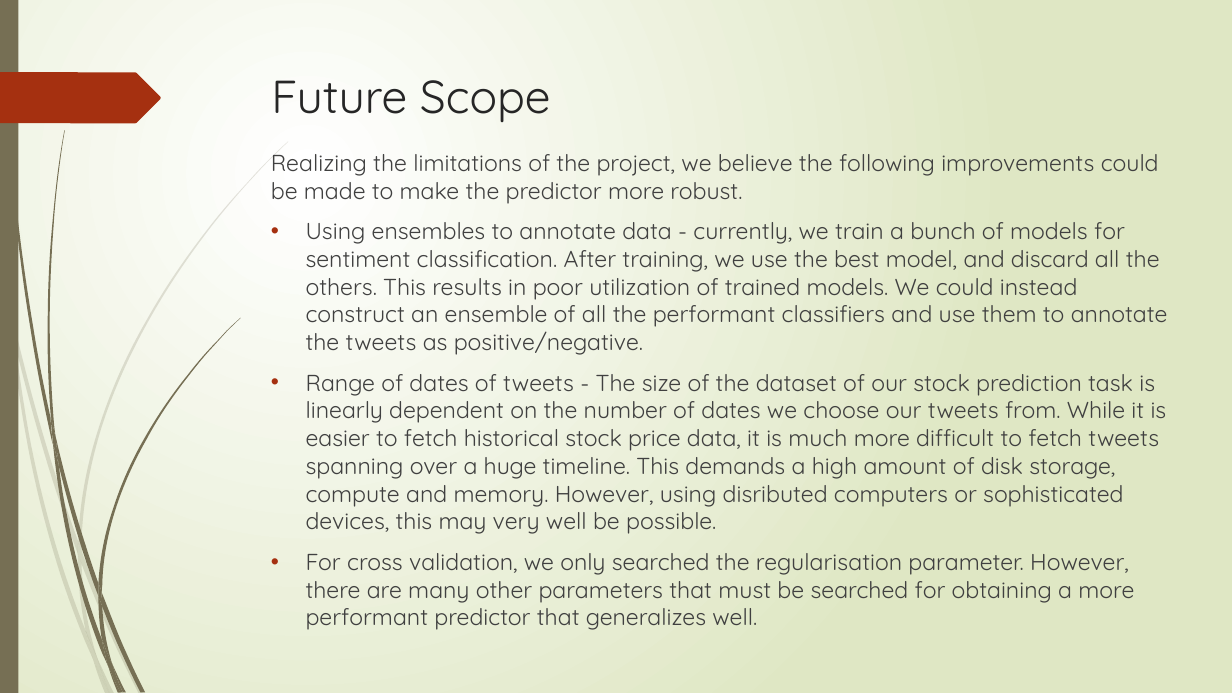
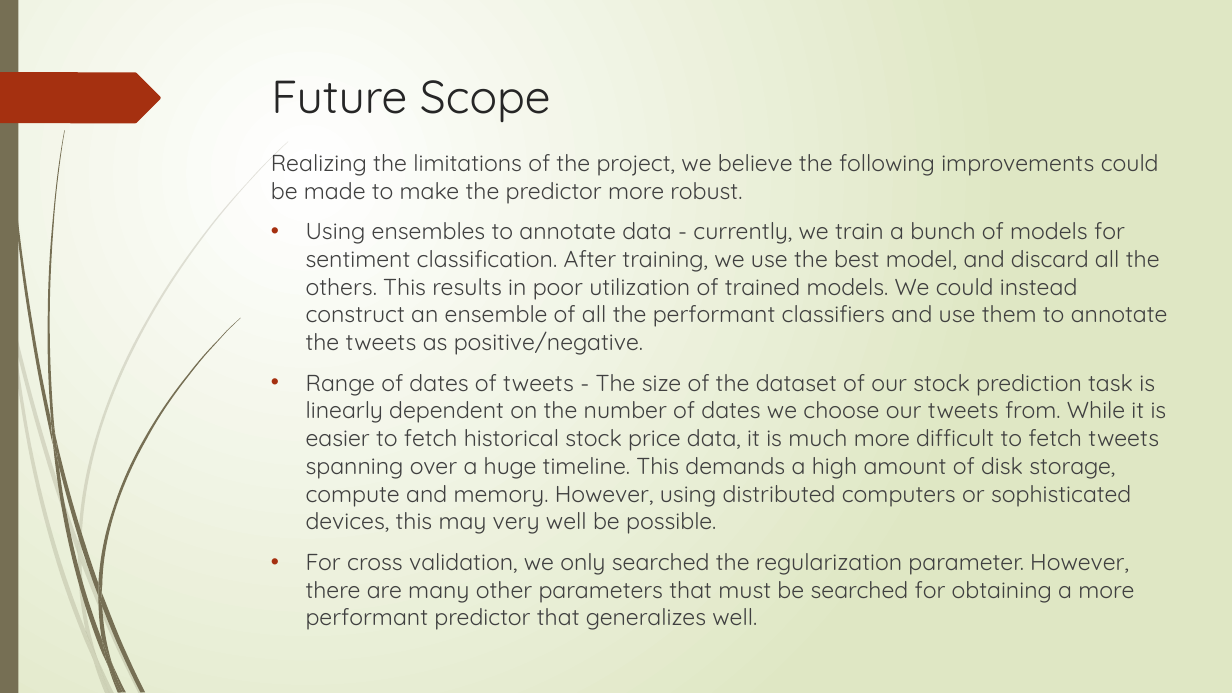
Before and after one commit to shobhitv-builds/nlp-proj, a slide deck: slide 19 of reports/NLP Stock Prediction.pptx. Drawn at 1232x693 pixels with LibreOffice and Linux fonts; fonts in the diff are those of the drawing. Boxes give left, top, right and bottom in pixels: in the first picture for what was removed or moved away, otherwise in the second. Text is boxed around its words. In the diff, an @@ line names an element or a change of style, - is before the commit and + after.

Commit message:
update slides

```diff
--- a/reports/NLP Stock Prediction.pptx
+++ b/reports/NLP Stock Prediction.pptx
@@ text at box(306, 374, 1167, 630): text changed @@
-• Range of dates of tweets - The size of the dataset of our stock prediction task is linearly dependent on the number of dates we choose our tweets from. While it is easier to fetch historical stock price data, it is much more difficult to fetch tweets spanning over a huge timeline. This demands a high amount of disk storage, compute and memory. However, using disributed computers or sophisticated devices, this may very well be possible.
-• For cross validation, we only searched the regularisation parameter. However, there are many other parameters that must be searched for obtaining a more performant predictor that generalizes well.
+• Range of dates of tweets - The size of the dataset of our stock prediction task is linearly dependent on the number of dates we choose our tweets from. While it is easier to fetch historical stock price data, it is much more difficult to fetch tweets spanning over a huge timeline. This demands a high amount of disk storage, compute and memory. However, using distributed computers or sophisticated devices, this may very well be possible.
+• For cross validation, we only searched the regularization parameter. However, there are many other parameters that must be searched for obtaining a more performant predictor that generalizes well.
```
